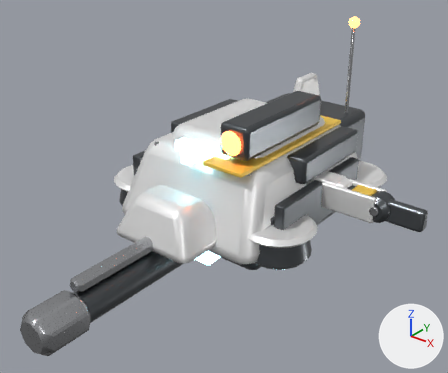
Renders of the glTF model public/assets/models/robots/hover/rifle.glb from each side of a commit.
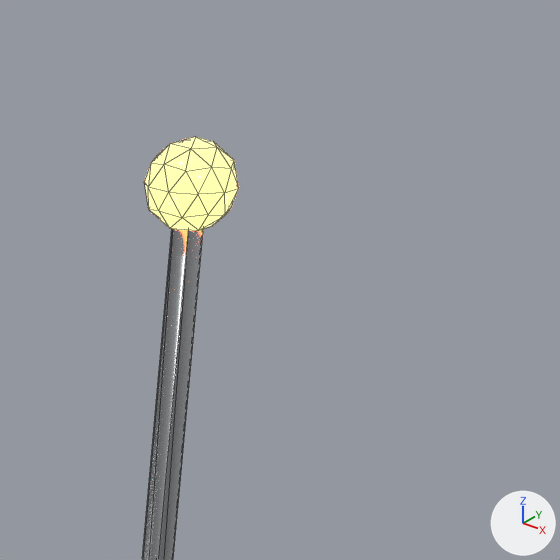
The first picture shows the older version from a 50 mm camera at (0.809, -1.11, 0.609) aimed at (0.069, -0.187, 0.036). The close-ups show the older and then the newer version on the part from 74% to 89% of the width and 0% to 18% of the height of that picture. Only the edits that show in the close-ups are written down. Arrows for +X, +Y and +Z are at lower right; the lights stay in place. The close-ups show mesh edges as thin lines. Vertices at exactly the same position are counted once.

In view in the first close-up: 'Hull'.
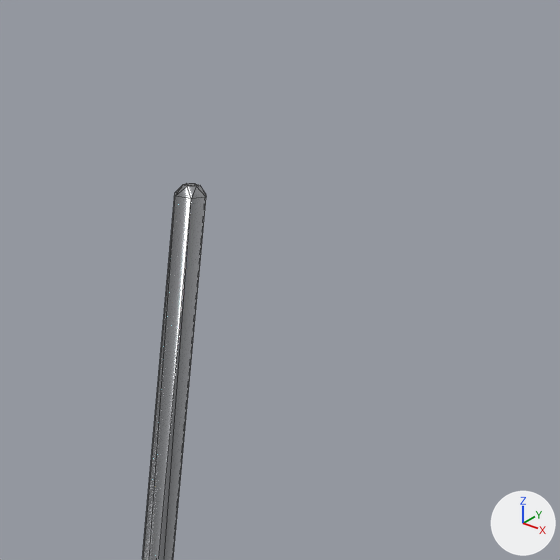
What the commit changed:
me_hull is used by ob_hull; location (0.0, 0.0, 0.0).
me_hull had 2010 vertices, 3872 faces and spanned x -0.272..0.272, y -0.353..0.35, z -0.16..0.324.
me_hull now has 1968 vertices, 3792 faces and spans x -0.272..0.272, y -0.353..0.35, z -0.16..0.31.
me_hull part 1: the loose piece of 42 vertices spanning x 0.087..0.113, y 0.266..0.294, z 0.296..0.324 is deleted.
me_hull no longer uses material mat_optic (red #f36c50, glowing orange #ff763f).

Pixel boxes (x1, y1, x2, y2) of what changed, in the close-ups (560 x 560 px):
'Hull', reshaped
    before: (142, 137, 239, 560)
    after: (142, 183, 206, 560)
part 1 of me_hull, deleted
    before: (144, 137, 239, 231)
